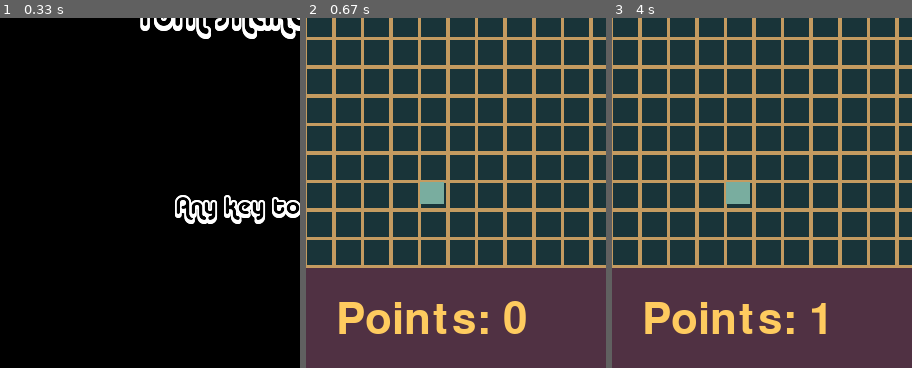
Above: before the commit, frames 1-3 (left to right).
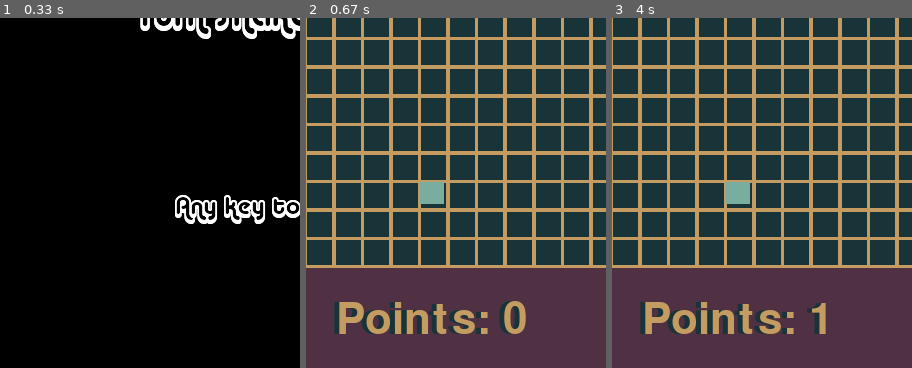
Above: after the commit, the same moments.

Repository: Tello-/Snake-in-Pygame
Game: pygame game, started from __main__.py
Same seed, same stepped clock (60 frames per second), same inputs: the game is played once before the commit and once after it.
Inputs:
- Up to frame 1 (0.33 s): no input
- Up to frame 2 (0.67 s): tap Enter at 0.33 s
- Up to frame 3 (4 s): hold Right 0.67-1.13 s; hold Up 1.17-1.47 s; hold Right 1.5-1.97 s; hold Up 2-2.53 s; hold Left 2.57-2.87 s; hold Down 3.33-3.7 s; hold Right from 3.73 s (still down)
The pictures show only the part of the screen within x 0-50%, y 50-100%; the shares and areas given below are measured in that part.

Frame 1 is identical in both runs. In frame 2, 3.6% of the frame differs, in the area x 9-74%, y 80-91%; in frame 3, 3.3%.

Commit message:
encapsulated all color config to color.py

Diff:
--- a/color.py
+++ b/color.py
@@ -63,6 +63,8 @@
 # Active Schemes : Edit the following
 ACTIVE_SCHEME = ZEN_COLORS
 SCORE_PANEL_COLOR = ACTIVE_SCHEME[1]
+SCORE_TEXT_COLOR = ACTIVE_SCHEME[2]
+SCORE_TEXT_SHADOW_COLOR = ACTIVE_SCHEME[3]
 BG_COLOR = ACTIVE_SCHEME[2]
 FG_COLOR = ACTIVE_SCHEME[3]
 APPLE_COLOR = ACTIVE_SCHEME[4]
--- a/scene.py
+++ b/scene.py
@@ -6,6 +6,7 @@
 from pygame import Surface, surface
 
 from pygame import time
+from pygame.constants import WINDOWHIDDEN
 from config import *
 from color import *
 from direction import Direction
@@ -121,12 +122,19 @@
 
         self.DEFAULT_HEAD_COORD = [10,10]
         self.SCORE_FONT = pygame.font.SysFont("", 64)
+        self.SCORE_SHADOW_FONT = pygame.font.SysFont("", 64)
 
 
         self._points = 0
-        self._score_text = self.SCORE_FONT.render("Points: {}".format(self._points), True, FADED_SCHOOLBUS)
+        self._score_text = self.SCORE_FONT.render("Points: {}".format(self._points), True, SCORE_TEXT_COLOR)
         self._score_text_rect = self._score_text.get_rect()
         self._score_text_rect.topleft = (WINDOW_WIDTH * .05, WINDOW_HEIGHT * .90)
+
+        self._score_text_shadow = self.SCORE_SHADOW_FONT.render("Points: {}".format(self._points), True, SCORE_TEXT_SHADOW_COLOR)
+        self._score_text_shadow_rect = self._score_text_shadow.get_rect()
+        self._score_text_shadow_rect.update(WINDOW_WIDTH * .05 - 5, WINDOW_HEIGHT * .90, self._score_text_shadow_rect.width, self._score_text_shadow_rect.height)
+
+
 
 
         self._GRID_LAYER = pygame.Surface((self.BG_WIDTH,self.BG_HEIGHT))
@@ -234,6 +242,7 @@
 
         self._initScorePanel(self._SCORE_PANEL_LAYER)
         window.blit(self._SCORE_PANEL_LAYER, (0, self.BG_HEIGHT))
+        window.blit(self._score_text_shadow, self._score_text_shadow_rect)
         window.blit(self._score_text, self._score_text_rect)
 
 
@@ -242,24 +251,22 @@
     def _end_scene(self):
         pass
     def _initFilledBG(self, rgb, surface):
-        rectColor = []
-
-        rectColor = rgb
-
-        pygame.draw.rect(surface, rectColor, [0, 0, self.BG_WIDTH, self.BG_HEIGHT], 0)
+        pygame.draw.rect(surface, rgb, [0, 0, self.BG_WIDTH, self.BG_HEIGHT], 0)
 
     def _initGridOverlay(self,rgb, surface):
-        rectColor = []
-        rectColor = rgb
-
         for i in range(self.CELLS_ACROSS):
             for j in range(self.CELLS_DOWN):
                 x = i * self.CELL_WIDTH
                 y = j * self.CELL_HEIGHT
-                pygame.draw.rect(surface, rectColor, [x + self.GRID_CELL_OFFSET_X, y + self.GRID_CELL_OFFSET_Y, self.GRID_CELL_WIDTH, self.GRID_CELL_HEIGHT], 0)
+                pygame.draw.rect(surface, rgb, [x + self.GRID_CELL_OFFSET_X, y + self.GRID_CELL_OFFSET_Y, self.GRID_CELL_WIDTH, self.GRID_CELL_HEIGHT], 0)
+
+
     def _initScorePanel(self, surface):
         pygame.draw.rect(surface, SCORE_PANEL_COLOR, [0, 0, WINDOW_WIDTH, WINDOW_HEIGHT - self.BG_HEIGHT])
-        self._score_text = self.SCORE_FONT.render("Points: {}".format(self._points), True, FADED_SCHOOLBUS)
+        self._score_text_shadow = self.SCORE_SHADOW_FONT.render("Points: {}".format(self._points), True, SCORE_TEXT_SHADOW_COLOR)
+        self._score_text = self.SCORE_FONT.render("Points: {}".format(self._points), True, SCORE_TEXT_COLOR)
+
+
     def _drawSnake(self, window:surface):
         snakeCoords = self._snake.snake_coords()
         for i in range(len(snakeCoords)):
